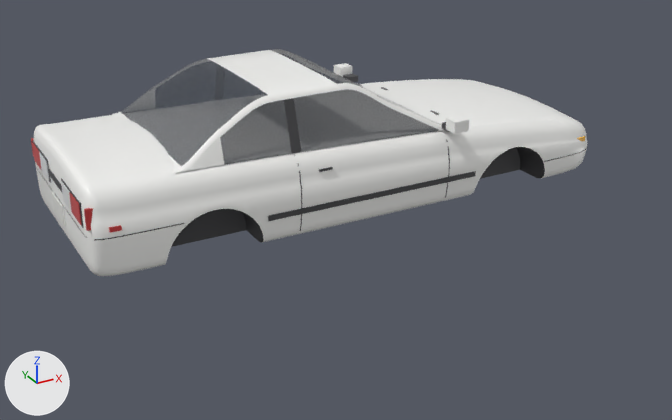
The Blender file art/blender/dx.blend as it was, and as the next commit left it.
One viewpoint serves both versions: a 50 mm camera at (-3.47, -6.43, 3.24) aimed at (-0.25, -0.59, 0.32). Every picture has the same lights, and +X, +Y and +Z are marked at lower left. The first picture is the older version.

Script lines for the objects in view, before the commit:
```python
ob_body = bpy.data.objects.new('Body', me_body_011)
ob_body.location = (0.0, 0.0, 0.0)
ob_details = bpy.data.objects.new('Details', me_details_009)
ob_details.location = (0.0, 0.0, 0.0)
ob_greenhouse = bpy.data.objects.new('Greenhouse', me_greenhouse_009)
ob_greenhouse.location = (0.0, 0.0, 0.0)
```
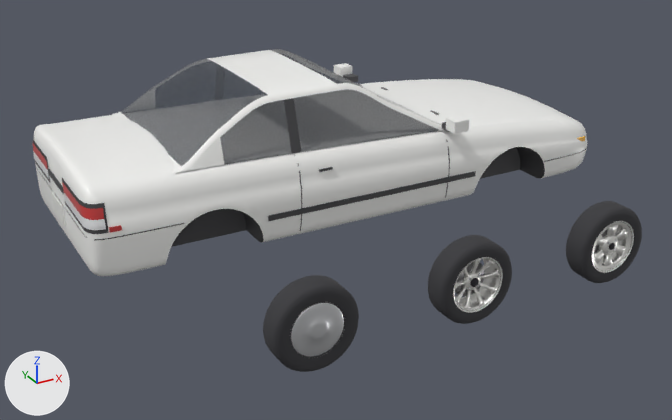
Location of each change, (x1, y1, x2, y2) in pixels of the pictures (672 x 420 px):
'wheels_light', added: after (428, 235, 512, 324)
    faces in mat_tire (dark grey #38383c): (428, 235, 512, 324)
    faces in mat_rim (white #f8f8f5): (453, 257, 503, 313)
    faces in mat_brake (grey #a0a0a2): (455, 262, 485, 296)
'wheels_stock', added: after (263, 275, 359, 372)
    faces in mat_tire (dark grey #38383c): (263, 275, 359, 372)
'wheels_forged', added: after (566, 201, 642, 283)
    faces in mat_tire (dark grey #38383c): (566, 201, 642, 283)
    faces in mat_rim (white #f8f8f5): (591, 221, 634, 273)
'Details', reshaped: before (31, 63, 587, 240); after (33, 63, 587, 240)
'Hubcap', added: after (291, 303, 344, 357)
part 1 of me_details_009, added: after (48, 168, 64, 194)
part 2 of me_details_009, added: after (33, 144, 48, 170)
part 3 of me_details_009, added: after (33, 136, 50, 182)
part 4 of me_details_009, added (red): after (62, 182, 104, 220)
part 5 of me_details_009, added: after (62, 178, 108, 234)
part 6 of me_details_009, cut back: before (31, 138, 93, 231); after (33, 151, 106, 230)

Edits to the bpy script that builds the scene:
```text
Change me_details_009:
    remove me_details_009.from_pydata(...)  # 656 vertices, 374 faces; spans x -2.24..2.28, y -0.96..0.96, z 0.33..1.01
    add me_details_009.from_pydata(...)  # 1012 vertices, 638 faces; spans x -2.24..2.28, y -0.96..0.96, z 0.33..1.01
    me_details_009 part 1: a new loose piece, a box spanning x -2.233..-2.223, y -0.22..0.22, z 0.715..0.765, in mat_trim (dark grey #454548)
    me_details_009 part 2: a new loose piece of 70 vertices spanning x -2.23..-2.11, y 0.23..0.83, z 0.74..0.81, in mat_taillight (red #cb3f3f)
    me_details_009 part 3: a new loose piece of 70 vertices spanning x -2.23..-2.1, y 0.22..0.84, z 0.64..0.84, in mat_trim (dark grey #454548)
    me_details_009 part 4: a new loose piece of 70 vertices spanning x -2.23..-2.11, y -0.83..-0.23, z 0.74..0.81, in mat_taillight (red #cb3f3f)
    me_details_009 part 5: a new loose piece of 70 vertices spanning x -2.23..-2.1, y -0.84..-0.22, z 0.64..0.84, in mat_trim (dark grey #454548)
    me_details_009 part 6
    62 vertices are removed from x -2.24..-2.16, y -0.8..0.8, z 0.65..0.83
    48 faces are deleted
    2 vertices move within x -2.22, y -0.78..0.78, z 0.67
    138 vertices are added at x -2.23..-2.11, y -0.84..0.84, z 0.67..0.74
    104 new faces join them, mat_reverse (white #e7e8eb)
    other edits to the shape of me_details_009 do not show in these pictures
Add ob_wheels_forged:
    ob_wheels_forged = bpy.data.objects.new('wheels_forged', me_wheels_forged_002)  # 1336 vertices, 1026 faces; spans x -0.297..0.297, y -0.095..0.095, z -0.297..0.297; in mat_rim (white #f8f8f5), mat_tire (dark grey #38383c), mat_brake (grey #a0a0a2), mat_lug (light grey #cbcbce), mat_dark (black #27272c)
    ob_wheels_forged.location = (1.2, -2.0, 0.297)
Add ob_wheels_light:
    ob_wheels_light = bpy.data.objects.new('wheels_light', me_wheels_light_002)  # 1324 vertices, 1048 faces; spans x -0.297..0.297, y -0.095..0.095, z -0.297..0.297; in mat_rim (white #f8f8f5), mat_tire (dark grey #38383c), mat_brake (grey #a0a0a2), mat_lug (light grey #cbcbce), mat_dark (black #27272c)
    ob_wheels_light.location = (0.0, -2.0, 0.297)
Add ob_hubcap:
    ob_hubcap = bpy.data.objects.new('Hubcap', me_hubcap_002)  # 360 vertices, 320 faces; spans x -0.188..0.188, y -0.097..-0.07, z -0.188..0.188; in mat_hubcap (light grey #dddee1)
    ob_hubcap.location = (-1.2, -2.0, 0.297)
Add ob_wheels_stock:
    ob_wheels_stock = bpy.data.objects.new('wheels_stock', me_wheels_stock_002)  # 1264 vertices, 976 faces; spans x -0.297..0.297, y -0.095..0.095, z -0.297..0.297; in mat_rim (white #f8f8f5), mat_tire (dark grey #38383c), mat_brake (grey #a0a0a2), mat_lug (light grey #cbcbce), mat_dark (black #27272c)
    ob_wheels_stock.location = (-1.2, -2.0, 0.297)
```
